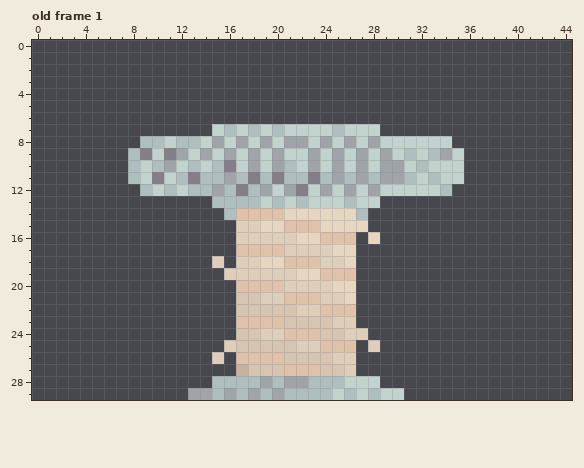
Two states of a pixel-art file, Twisted Petal/Assets/Aseprite/Weapons/WeaponsAnimated/teslaCoil.ase. This is how it looked before the edit.
45x30 pixels, 1 frame. Shown: old frame 1. The commit also changed other frames, which this record leaves out.
And afterwards:
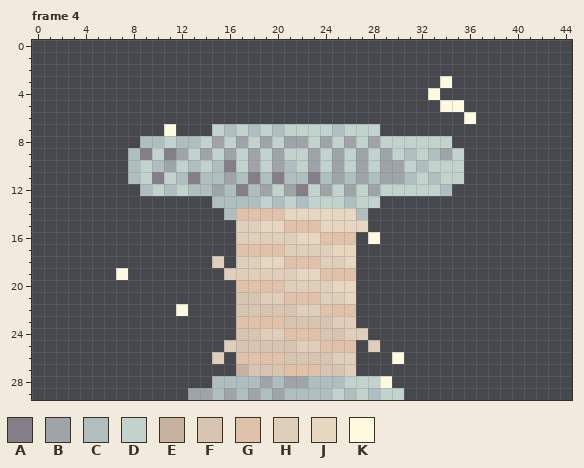
Palette (. is transparent): A #847e89  B #9fa4a9  C #afbfc0  D #c2d3cd  E #c7b1a0  F #d7c4b1  G #e0c1a9  H #dfceb9  J #e7d7c1  K #fefadf
A new or re-ordered frame is compared with the old frame closest to it.
The author wrote: The tesla coil now has an idle animation.
The exact change:
frames 1 -> 14
Frame 4 is new; against old frame 1, layer "Base":
The edit adds colour K in row 3 at x 34; in row 4 at x 33; in row 5 at x 34 to 35; in row 6 at x 36; in row 7 at x 11; in row 19 at x 7.
The edit adds colour K in row 22 at x 12; in row 26 at x 30; in row 28 at x 29.
Colour J gives way to colour K in row 16 at x 28.
